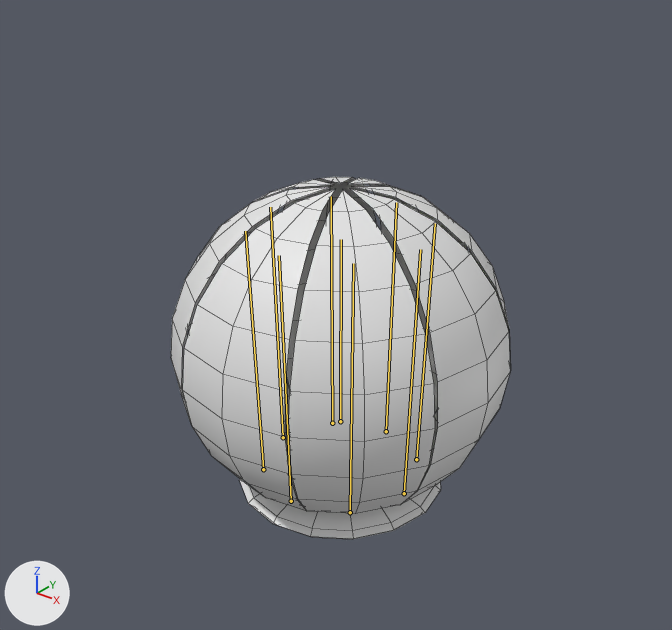
A saved change to the FBX model Assets/Art/Meshes/m_BeaconOnGround.fbx.
Camera for both pictures: a 50 mm camera at (1.5, -1.899, 1.777) aimed at (0.01, -0.036, 0.622). The axes (+X, +Y, +Z) are drawn at lower left. The lights are the same throughout. Both versions are drawn at frame 61 of the action 'rig_Beacon|@activate'; the numbers are the values there. The bones that change are drawn over the model as lines. Mesh edges are drawn as thin lines.

In view in the first picture: 'Petal', 'Petal.001', 'Petal.002', 'Petal.003', 'Petal.004', 'Petal.005', 'Petal.006', 'Petal.007', 'Socle'.
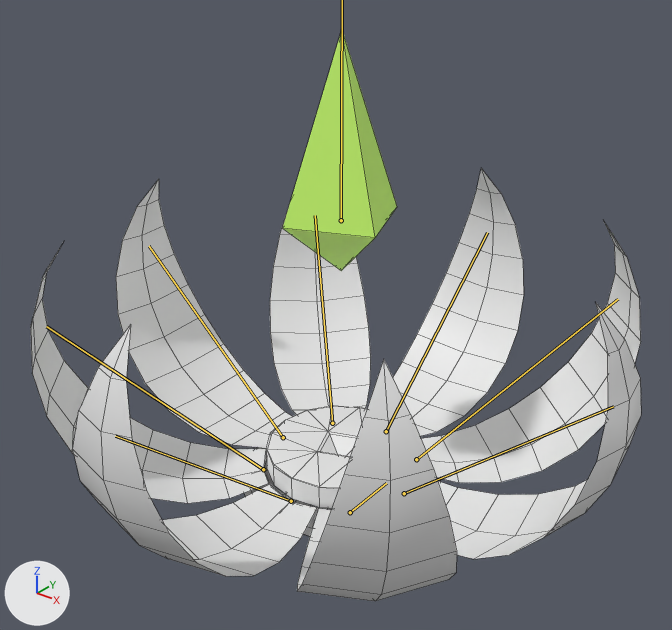
Location of each change, [x1, y1, x2, y2] in pixels of the pictures (672 x 630 px):
'Petal.002', posed (9% wider, 26% shorter): before [288, 190, 435, 514]; after [297, 360, 457, 601]
'Petal.001', posed (60% wider, 22% shorter): before [183, 189, 335, 511]; after [73, 325, 317, 576]
'Petal.003', posed: before [349, 188, 510, 505]; after [438, 303, 641, 559]
'Petal.007', posed: before [188, 179, 334, 420]; after [116, 179, 293, 448]
'Petal', posed: before [349, 178, 467, 413]; after [393, 168, 524, 436]
'Petal.004', posed (40% wider, 8% shorter): before [353, 186, 510, 473]; after [421, 220, 641, 483]
'Petal.005', posed: before [171, 187, 330, 426]; after [31, 245, 269, 503]
'Petal.006', posed: before [283, 177, 376, 387]; after [270, 203, 371, 415]
'Diamond', posed (not visible before): after [283, 30, 397, 271]
bone 'PetalA', root to tip: before (291, 501) to (279, 255); after (291, 501) to (115, 436)
bone 'PetalB', root to tip: before (350, 512) to (353, 263); after (350, 512) to (386, 483)
bone 'PetalC', root to tip: before (404, 493) to (420, 249); after (404, 493) to (613, 406)
bone 'PetalD', root to tip: before (416, 459) to (435, 223); after (416, 459) to (618, 299)
bone 'PetalE', root to tip: before (386, 431) to (396, 202); after (386, 431) to (487, 232)
bone 'PetalF', root to tip: before (332, 423) to (331, 196); after (332, 423) to (315, 215)
bone 'PetalG', root to tip: before (283, 437) to (270, 207); after (283, 437) to (149, 246)
bone 'PetalH', root to tip: before (263, 469) to (245, 231); after (263, 469) to (46, 326)

The change in detail:
Bone 'PetalA' (bone_petala) turns from (0, 0, 2) to (0, 0, 48) degrees about its own x, y and z.
Bone 'PetalB' (bone_petalb) turns from (0, 0, 2) to (0, 0, 48) degrees about its own x, y and z.
Bone 'PetalC' (bone_petalc) turns from (0, 0, 2) to (0, 0, 48) degrees about its own x, y and z.
Bone 'PetalD' (bone_petald) turns from (0, 0, 2) to (0, 0, 48) degrees about its own x, y and z.
Bone 'PetalE' (bone_petale) turns from (0, 0, 2) to (0, 0, 48) degrees about its own x, y and z.
Bone 'PetalF' (bone_petalf) turns from (0, 0, 2) to (0, 0, 48) degrees about its own x, y and z.
Bone 'PetalG' (bone_petalg) turns from (0, 0, 2) to (0, 0, 48) degrees about its own x, y and z.
Bone 'PetalH' (bone_petalh) turns from (0, 0, 2) to (0, 0, 48) degrees about its own x, y and z.
Bone 'a_Crystal' (bone_a_crystal) moves from (0.0, 0.0, 0.0) to (0.0, 0.65, 0.0).
